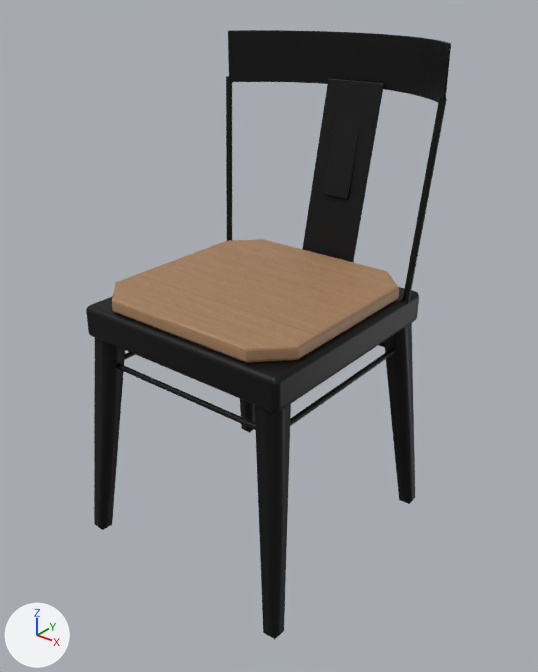
Renders of the glTF model models/chair-mackay.glb from each side of a commit.
Rendered twice from a 50 mm lens placed at (0.714, -0.889, 0.907), pointed at (0.015, -0.015, 0.365). Arrows for +X, +Y and +Z are at lower left; the lights stay in place. The older version comes first. Where no turn or scale is listed for an object, it has been applied to the vertices. Vertices at exactly the same position are counted once.

The scene before the commit, as lines of its bpy script (objects in view):
```python
ob_mesh_0 = bpy.data.objects.new('Mesh_0', me_mesh_0)
ob_mesh_0.location = (0.0, 0.002, 0.409)
ob_mesh_1 = bpy.data.objects.new('Mesh_1', me_mesh_1)
ob_mesh_1.location = (0.0, -0.03, 0.448)
```
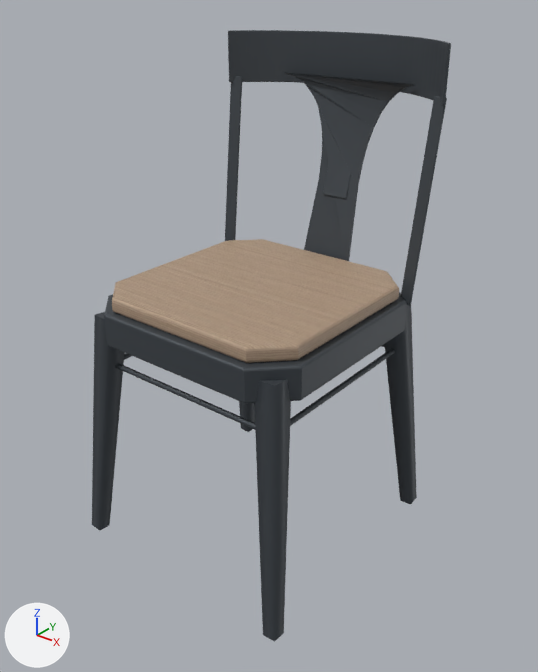
Where the newer file only moved an object's origin or applied its transform, the numbers keep the older frame.

Boxes [x1, y1, x2, y2] around the edits, measured in the pictures (538 x 672 px; the box of a moved part takes in the faces that stretch with it):
'Mesh_0', reshaped: before [86, 30, 451, 639]; after [92, 30, 451, 642]
'Mesh_1', recoloured: [112, 239, 399, 363] in both
part 1 of me_mesh_0, moved or reshaped: before [302, 78, 384, 262]; after [225, 76, 242, 241]
part 2 of me_mesh_0, added: after [401, 96, 447, 306]
part 3 of me_mesh_0, rebuilt (9% narrower, 11% shorter): before [86, 287, 419, 413]; after [104, 292, 407, 404]
part 4 of me_mesh_0, added: after [283, 72, 415, 261]
part 5 of me_mesh_0, deleted (black): before [226, 76, 232, 241]
part 6 of me_mesh_0, deleted (black): before [403, 98, 447, 305]
part 7 of me_mesh_0, moved or reshaped: [288, 31, 435, 198] in both
part 8 of me_mesh_0, moved or reshaped: before [94, 338, 125, 530]; after [92, 315, 125, 530]
part 9 of me_mesh_0, recoloured: [94, 30, 451, 639] in both

The change, as a list of edits to the scene's bpy script:
```text
Change mat_light_elm:
    remove n2 = _N.new('ShaderNodeMix'); n2.name = 'Mix'
    remove n2.data_type = 'RGBA'
    remove n2.blend_type = 'MULTIPLY'
    remove n2.inputs[0].default_value = 1.0  # 'Factor'
    remove n2.inputs[7].default_value = (0.896, 0.716, 0.539, 1.0)  # 'B', beige #f3dcc2
    where n0 = _N.new('ShaderNodeBsdfPrincipled'); n0.name = 'Principled BSDF'
    where n3 = _N.new('ShaderNodeTexImage'); n3.name = 'Image Texture'
    remove _L.new(n2.outputs[2], n0.inputs[0])  # 'Result' to 'Base Color'
    remove _L.new(n3.outputs[0], n2.inputs[6])  # 'Color' to 'A'
    add _L.new(n3.outputs[0], n0.inputs[0])  # 'Color' to 'Base Color'
Add mat_aged_black_chair:
    mat_aged_black_chair = principled_material('aged black chair')
    mat_aged_black_chair.base_color = (0.0612, 0.0723, 0.0844)  # dark grey #464c52
    mat_aged_black_chair.metallic = 0.35
    mat_aged_black_chair.roughness = 0.55
Change me_mesh_0:
    used by ob_mesh_0; location = (0.0, 0.002, 0.409)
    remove me_mesh_0.from_pydata(...)  # 5560 vertices, 10920 faces; spans x -0.212..0.212, y -0.248..0.248, z -0.411..0.411
    add me_mesh_0.from_pydata(...)  # 4208 vertices, 8264 faces; spans x -0.213..0.213, y -0.252..0.248, z -0.411..0.411
    me_mesh_0 part 1: the loose piece of 152 vertices spanning x -0.055..0.055, y 0.166..0.238, z 0.036..0.336 is multiplied about its middle by the matrix ((-0.186, -0.151, 0.061), (-0.037, 0.751, -0.302), (0.0, -0.33, -0.994)), then moved by (-0.194, -0.064, -0.01), in mat_aged_black_chair (dark grey #464c52)
    me_mesh_0 part 2: the loose piece of 152 vertices spanning x -0.055..0.055, y 0.166..0.238, z 0.036..0.336 is copied, and the copy is multiplied about its middle by the matrix ((-0.186, 0.151, -0.061), (0.037, 0.751, -0.302), (0.0, -0.33, -0.994)), then moved by (0.194, -0.064, -0.01), in mat_aged_black_chair (dark grey #464c52); it spans x 0.179..0.209, y 0.114..0.161, z 0.016..0.336
    me_mesh_0 part 3: the loose piece of 152 vertices spanning x -0.195..0.195, y -0.227..0.163, z -0.029..0.026 is rebuilt with 64 vertices and now spans x -0.197..0.197, y -0.229..0.165, z -0.029..0.026, in mat_aged_black_chair (dark grey #464c52)
    me_mesh_0 part 4: a new loose piece of 40 vertices spanning x -0.13..0.13, y 0.161..0.221, z 0.036..0.344, in mat_aged_black_chair (dark grey #464c52)
    me_mesh_0 part 5: the loose piece of 728 vertices spanning x -0.212..-0.185, y 0.112..0.152, z 0.016..0.337 is deleted
    me_mesh_0 part 6: the loose piece of 728 vertices spanning x 0.185..0.212, y 0.112..0.152, z 0.016..0.337 is deleted
    me_mesh_0 part 7: 20 vertices moved within x -0.154..0.154, y 0.187..0.242, z 0.146..0.411; 21 vertices removed from x -0.154..0.154, y 0.186..0.242, z 0.146..0.411; 21 vertices added at x -0.154..0.154, y 0.187..0.243, z 0.147..0.411
    me_mesh_0 part 8: 5 vertices moved from x -0.21..-0.188, y -0.248..-0.225, z -0.411..-0.407 to x -0.213..-0.19, y -0.252..-0.229, z -0.411..-0.407
    me_mesh_0 part 9: 7279 faces spanning x -0.213..0.213, y -0.252..0.248, z -0.411..0.411 switch from mat_aged_black (black #1b1b1c) to mat_aged_black_chair (dark grey #464c52)
    other edits to the shape of me_mesh_0 do not show in these pictures
```
